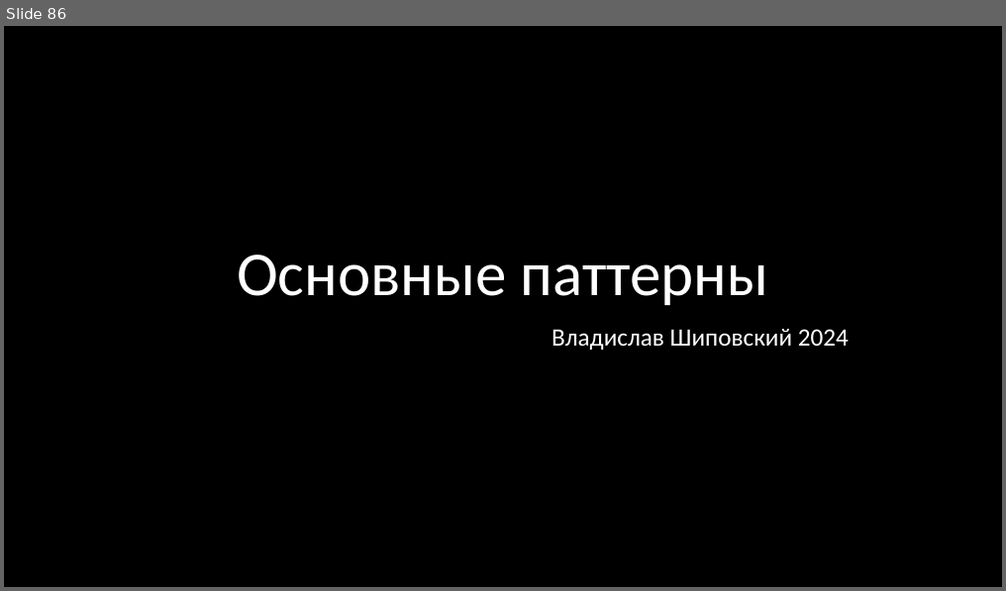
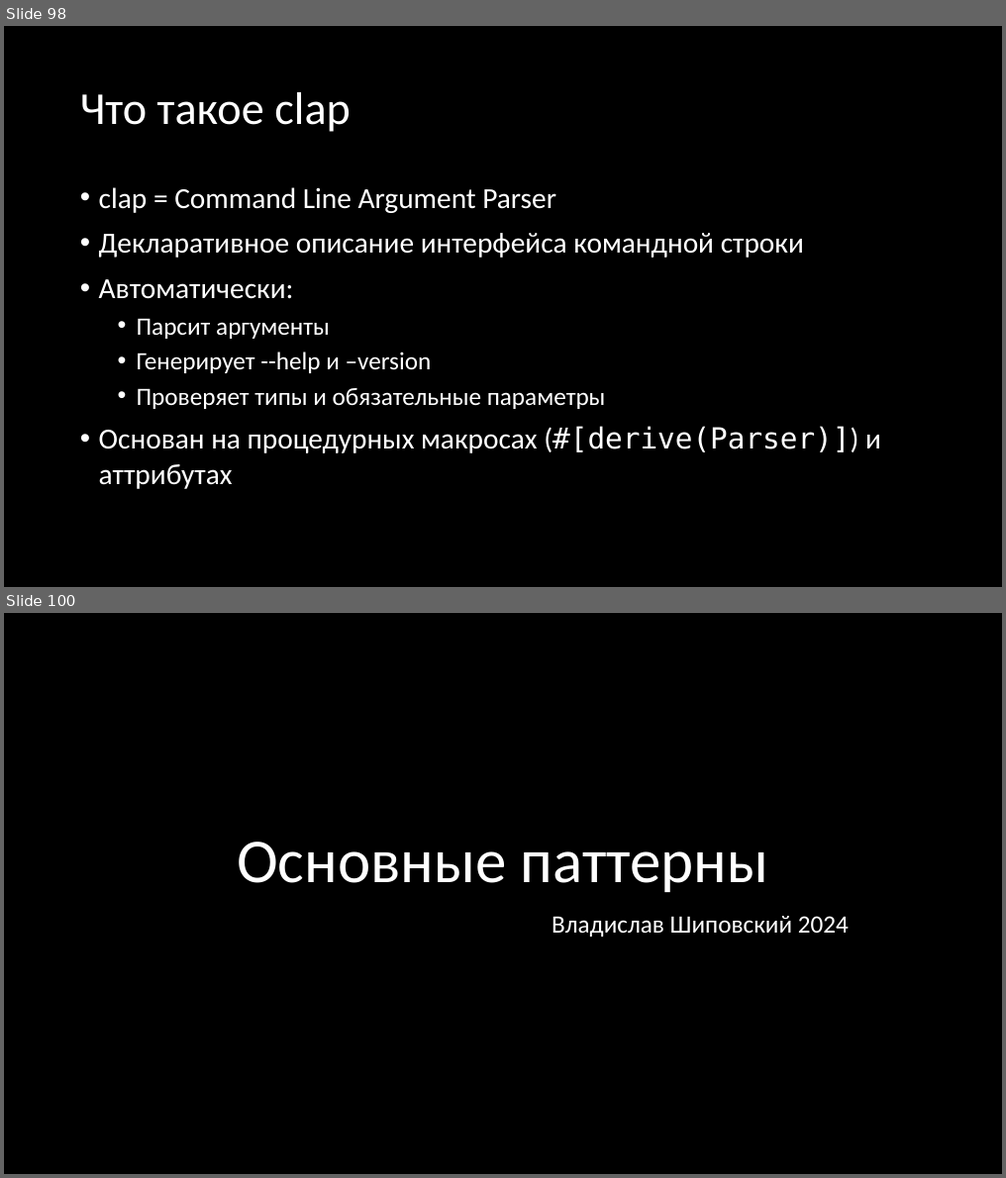
Before and after one commit to Gordon01/learn-rust, a slide deck: keynotes/Rust 2024.pptx. Shown one above the other, each under a label of ours: slide 86 before the commit, slides 98 and 100 after it; the slides between them are not shown. The pictures are 1006x591 and 1006x1178 pixels, drawn with LibreOffice and Linux fonts; fonts in the diff are those of the drawing. Boxes give left, top, right and bottom in pixels: in the first picture for what was removed or moved away, otherwise in the second. Text is boxed around its words. In the diff, an @@ line names an element or a change of style, - is before the commit and + after.

Commit message:
keynote: добавить материал про clap и serde Co-authored-by: Alexander Sergeev <etc9053@gmail.com> Co-committed-by: Alexander Sergeev <etc9053@gmail.com>

```diff
--- a/keynotes/Rust 2024.pptx
+++ b/keynotes/Rust 2024.pptx
@@ slide 98 added at (x1=4, y1=26, x2=1002, y2=587), background #000000 @@
@@ title added at (x1=80, y1=92, x2=350, y2=132), 44 pt, text #FFFFFF @@
+Что такое clap
@@ text added at (x1=99, y1=187, x2=881, y2=489), 28 pt, text #FFFFFF @@
+• clap = Command Line Argument Parser
+• Декларативное описание интерфейса командной строки
+• Автоматически:
+  • Парсит аргументы
+  • Генерирует --help и –version
+  • Проверяет типы и обязательные параметры
+• Основан на процедурных макросах (#[derive(Parser)]) и аттрибутах
@@ what was slide 86 is now slide 100 @@
```
Also in this commit, not shown: 1 slide changed, 13 other slides added, 7 other files.
